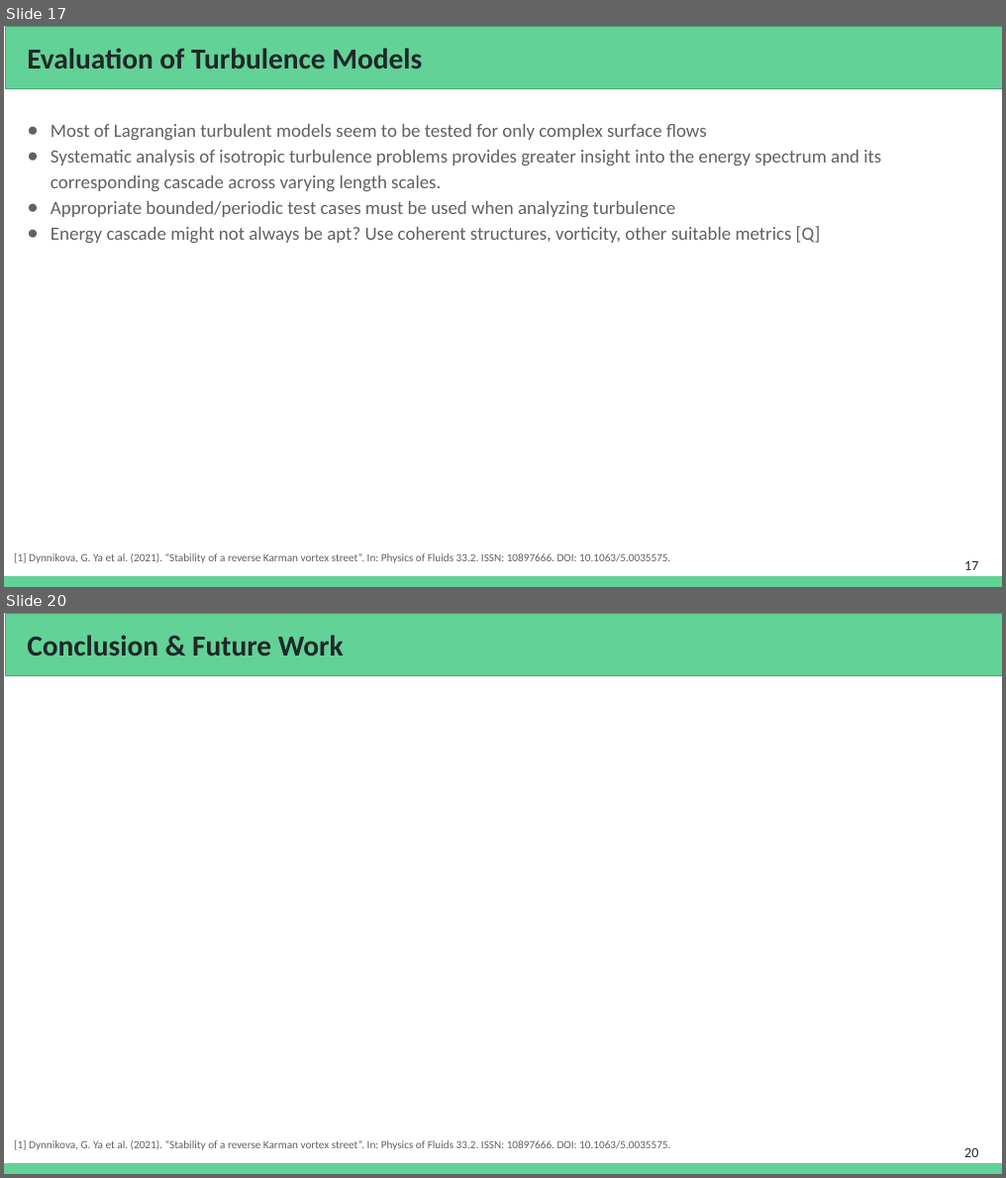
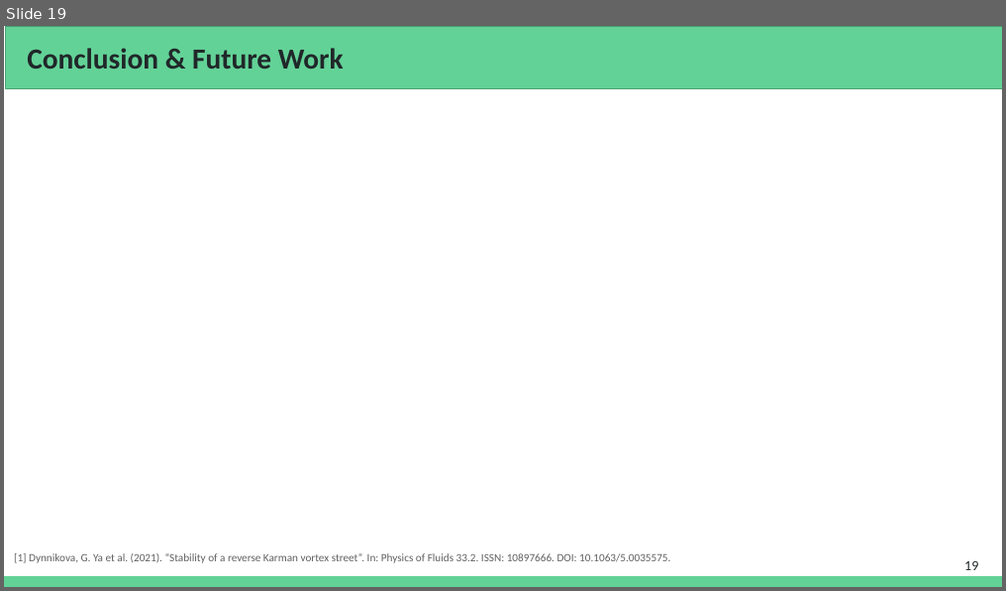
Before and after one commit to Prajwal-Prathiksh/ddp-thesis, a slide deck: report/DDP Stage I - 2022.pptx. Shown one above the other, each under a label of ours: slides 17 and 20 before the commit, slide 19 after it; the slides between them are not shown. The pictures are 1006x1178 and 1006x591 pixels, drawn with LibreOffice and Linux fonts; fonts in the diff are those of the drawing. Boxes give left, top, right and bottom in pixels: in the first picture for what was removed or moved away, otherwise in the second. Text is boxed around its words. In the diff, an @@ line names an element or a change of style, - is before the commit and + after.

```diff
--- a/report/DDP Stage I - 2022.pptx
+++ b/report/DDP Stage I - 2022.pptx
@@ slide 17 removed at <box>4,26,1002,587</box>, background #FFFFFF; not listed: 1 template element that a slide beside it also shows @@
@@ rectangle removed at <box>5,26,1002,89</box> @@
@@ title removed at <box>27,48,422,69</box> @@
-Evaluation of Turbulence Models
@@ text removed at <box>51,124,881,243</box> @@
-● Most of Lagrangian turbulent models seem to be tested for only complex surface flows
-● Systematic analysis of isotropic turbulence problems provides greater insight into the energy spectrum and its corresponding cascade across varying length scales.
-● Appropriate bounded/periodic test cases must be used when analyzing turbulence
-● Energy cascade might not always be apt? Use coherent structures, vorticity, other suitable metrics [Q]
@@ text removed at <box>14,554,670,564</box> @@
-[1] Dynnikova, G. Ya et al. (2021). “Stability of a reverse Karman vortex street”. In: Physics of Fluids 33.2. ISSN: 10897666. DOI: 10.1063/5.0035575.
@@ page number removed at <box>964,562,978,570</box> @@
-17
@@ what was slide 20 is now slide 19 @@
@@ page number at <box>964,562,978,570</box>: text changed @@
-20
+19
```
Also in this commit, not shown: 5 slides changed, 3 slides added, 6 other slides removed.
